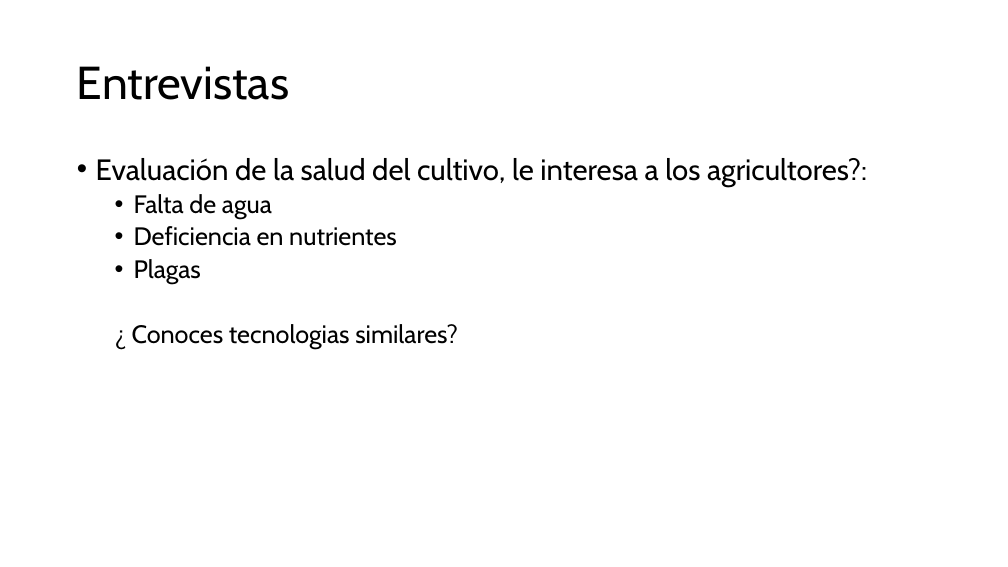
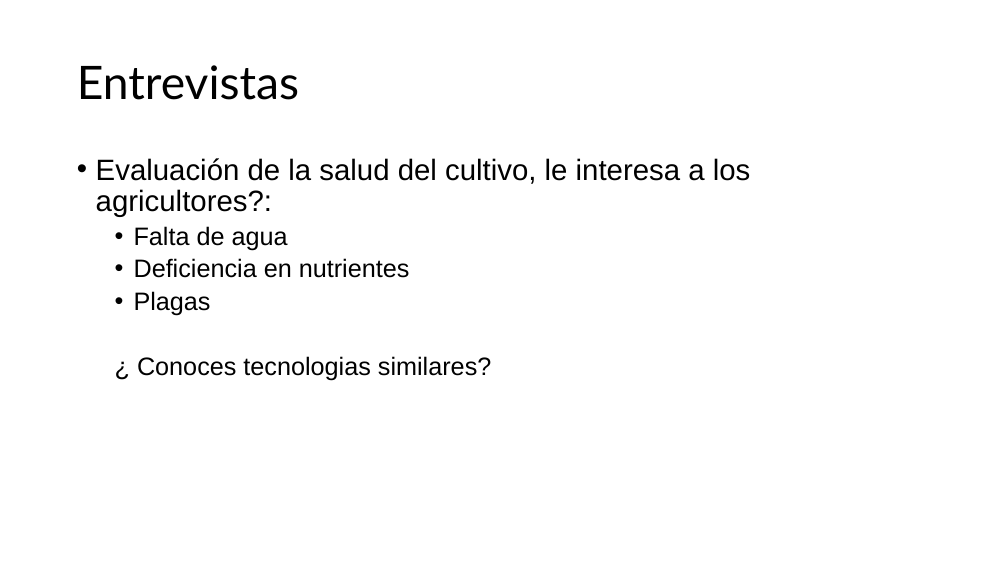
Before and after one commit to orlandombaa/Selene, a slide deck: slide 12 of selene/docs/Aditional documentation/Modelo de negocios selene.pptx (slide 6 before the commit). Drawn at 1008x567 pixels with LibreOffice and Linux fonts; fonts in the diff are those of the drawing. Boxes give left, top, right and bottom in pixels: in the first picture for what was removed or moved away, otherwise in the second. Text is boxed around its words. In the diff, an @@ line names an element or a change of style, - is before the commit and + after.

```diff
--- a/selene/docs/Aditional documentation/Modelo de negocios selene.pptx
+++ b/selene/docs/Aditional documentation/Modelo de negocios selene.pptx
@@ title "Entrevistas" at (77,65,299,100): font Cabin to Lato @@
@@ text "Evaluación de la salud del ..." at (96,158,751,380): font Cabin to Arial; less space between paragraphs @@
```
Also in this commit, not shown: 6 other slides changed, 7 slides added, 16 other files.
